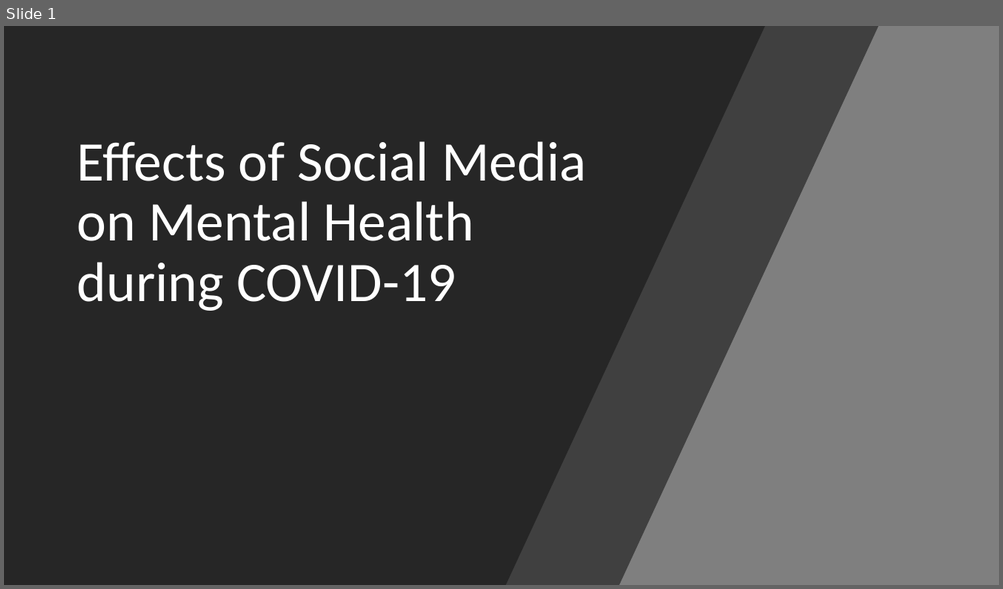
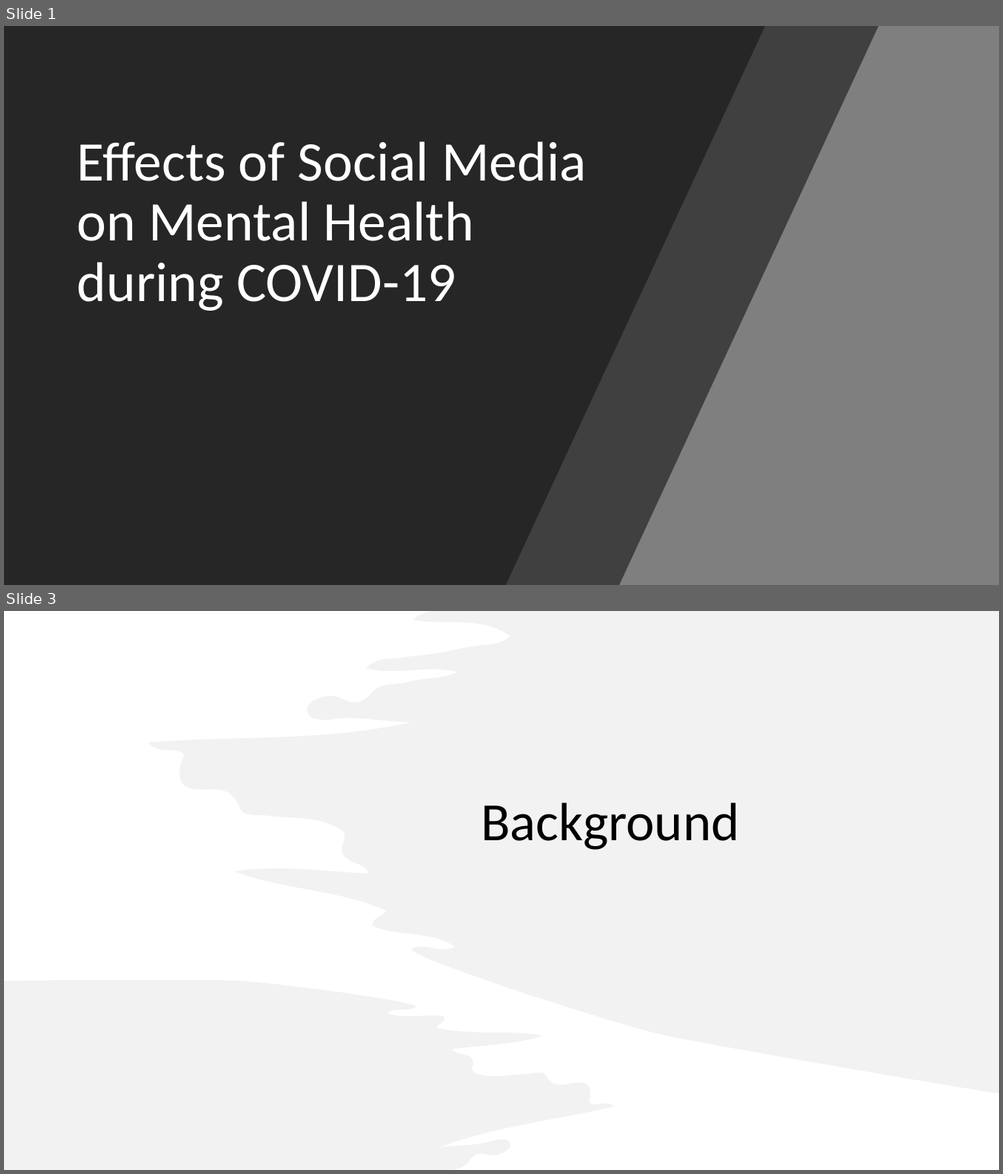
Before and after one commit to Millhouse32/ResearchMethology, a slide deck: Literature-Review/Litature-Review-Slides.pptx. Shown one above the other, each under a label of ours: slide 1 before the commit, slides 1 and 3 after it; the slides between them are not shown. The pictures are 1003x589 and 1003x1174 pixels, drawn with LibreOffice and Linux fonts; fonts in the diff are those of the drawing. Boxes give left, top, right and bottom in pixels: in the first picture for what was removed or moved away, otherwise in the second. Text is boxed around its words. In the diff, an @@ line names an element or a change of style, - is before the commit and + after.

```diff
--- a/Literature-Review/Litature-Review-Slides.pptx
+++ b/Literature-Review/Litature-Review-Slides.pptx
@@ slide 3 added at box(4, 611, 999, 1170), background #FFFFFF @@
@@ freeform shape added at box(148, 611, 999, 1093), fill #E7E6E6 at 50% opacity @@
@@ title added at box(481, 803, 739, 850), 52 pt, text #000000 @@
+Background
@@ freeform shape added at box(4, 889, 620, 1170), fill #E7E6E6 at 50% opacity @@
```
Also in this commit, not shown: 2 slides changed, 1 other slide added.
